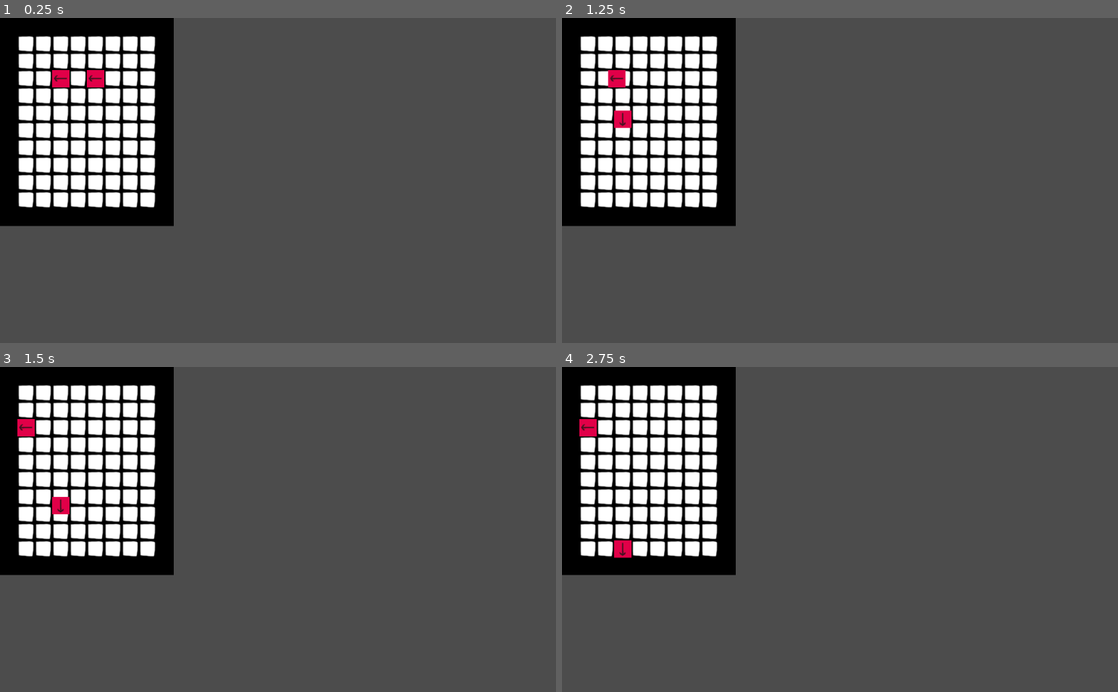
Above: before the commit, frames 1-4 (two rows, left to right).
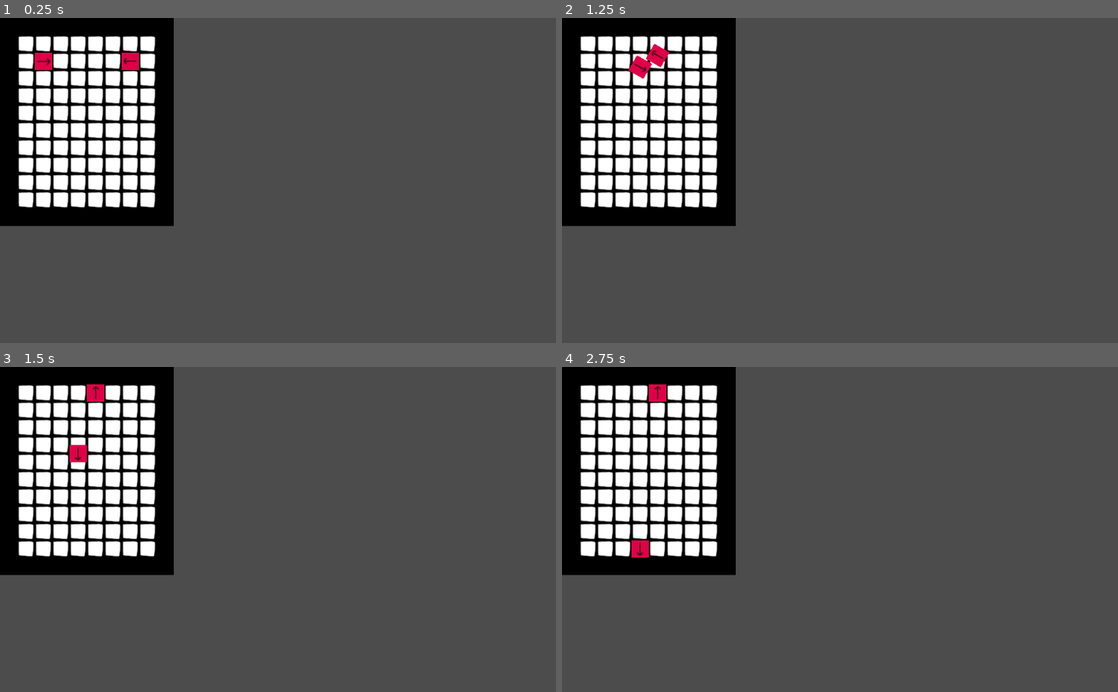
Above: after the commit, the same moments.

Repository: Denomycor/GSD1
Game: Godot game, scene res://source/board/Board.tscn
Same seed, same stepped clock (60 frames per second), same inputs: the game is played once before the commit and once after it. The project has no main scene, so this scene is started directly.
Inputs:
- Up to frame 1 (0.25 s): no input
- Up to frame 2 (1.25 s): tap Enter at 0.5 s
- Up to frame 3 (1.5 s): no input
- Up to frame 4 (2.75 s): no input

The runs differ from the first frame. In frame 1, 0.7% of the frame differs, in the area x 6-25%, y 10-22%; in frame 2, 0.7%, in the area x 8-20%, y 7-34%; in frame 3, 0.7%; in frame 4, 0.7%.

Commit message:
Polished solve algorothm

Diff:
--- a/source/Helper.gd
+++ b/source/Helper.gd
@@ -45,6 +45,12 @@
 	return false
 
 
+static func get_index_with_id(container, id):
+	for i in range(container.size()):
+		if container[i].id == id:
+			return i
+
+
 # adds pieces to array if they are not there yet
 static func append_piece_array_no_duplicates(arr1, arr2):
 	for e in arr2:
--- a/source/board/Board.gd
+++ b/source/board/Board.gd
@@ -8,9 +8,10 @@
 # NOTE: ALL MATRIX REPRESENTING THE BOARD ARE TRANSPOSED
 
 var pieces
+var all_pieces := []
 var subs
 var format
-var play_speed := 0.1
+var play_speed := 0.1*1
 var piece_id_count := 0 # limit 9223372036854775807
 
 func _ready():
@@ -31,12 +32,12 @@
 
 	var piece_scene := preload("res://source/pieces/Piece.tscn")
 
-	var piece = add_piece(piece_scene, Vector2(5,3), 0, Vector2.LEFT)
-	var piece2 = add_piece(piece_scene, Vector2(3,3), 0, Vector2.LEFT)
+	var piece = add_piece(piece_scene, Vector2(2,2), 0, Vector2.RIGHT)
+	var piece2 = add_piece(piece_scene, Vector2(7,2), 0, Vector2.LEFT)
 	#var piece3 = add_piece(piece_scene, Vector2(3,8), 0, Vector2.UP)
 	#var piece4 = add_piece(piece_scene, Vector2(1,1), 0, Vector2.DOWN)
 
-	piece.add_tag_moving(10, Vector2.LEFT)
+	piece.add_tag_moving(10, Vector2.RIGHT)
 	piece2.add_tag_moving(10, Vector2.LEFT)
 	#piece3.add_tag_moving(10, Vector2.UP)
 	#piece4.add_tag_moving(10, Vector2.DOWN)
@@ -48,27 +49,25 @@
 	$Timer2.start() #temp
 	yield($Timer2, "timeout")
 
-	solve([piece, piece2], [])
+	solve([piece, piece2])
 
 	$Timer2.start() #temp
 	yield($Timer2, "timeout")
 
 
 # processes one piece from moves queue
-func process_move(piece, move_list, next_list, immediate_list):
-	var piece_eval_first = piece.check_other_piece_in_way(move_list)
+func move_pieces(piece, move_queue, queue):
+	var piece_eval_first = piece.check_other_piece_in_way(move_queue)
 	if piece_eval_first != null:
-		move_list.remove(piece_eval_first[1])
-		process_move(piece_eval_first[0], move_list, next_list, immediate_list)
+		move_queue.remove(piece_eval_first[1])
+		move_pieces(piece_eval_first[0], move_queue, queue)
 
-	process_effects(piece, move_list, next_list, immediate_list)
-
-	var already_added = helper.has_piece_with_id(next_list, piece.id)
+	var already_added = false
 
 	if piece.tag_list.has(tags.ROTATING):
 		piece.rotate2()
 		if !already_added:
-			next_list.append(piece)
+			queue.append(piece)
 			already_added = true
 
 	if piece.tag_list.has(tags.MOVING):
@@ -78,7 +77,7 @@
 			pieces[piece.boardPos.x][piece.boardPos.y] = piece
 
 			if !already_added:
-				next_list.append(piece)
+				queue.append(piece)
 				already_added = true
 
 		else:
@@ -88,42 +87,34 @@
 		piece.update_subs_table()
 
 
-func process_effects(piece, move_list, next_list, immediate_list):
-	# 1 - check anyone affects you
+func process_changes(piece, queue):
+	# 1 - check if anyone affects you
 	for effect in subs[piece.boardPos.x][piece.boardPos.y]:
-
 		var changes = effect.process_effect(piece)
-		helper.append_piece_array_no_duplicates(move_list, changes[0])
-		helper.append_piece_array_no_duplicates(next_list, changes[1])
-		helper.append_piece_array_no_duplicates(immediate_list, changes[2])
+		helper.append_piece_array_no_duplicates(queue, changes)
 
 	# 2 - check if you affect anyone
 	for p in piece.make_affected_pieces_list():
 		var changes = piece.effect.process_effect(p)
-		helper.append_piece_array_no_duplicates(move_list, changes[0])
-		helper.append_piece_array_no_duplicates(next_list, changes[1])
-		helper.append_piece_array_no_duplicates(immediate_list, changes[2])
+		helper.append_piece_array_no_duplicates(queue, changes)
 
 
 # algorithm for solving turns
-func solve(move_list, immediate_list):
-	var next_list = []
+func solve(queue):
+	while queue.size() !=0:
 
-	while move_list.size() != 0:
+		while queue.size() !=0: #there are changes to be processed
+			var piece = queue.pop_front()
+			process_changes(piece, queue)
 
-		while move_list.size() != 0 or immediate_list.size() != 0: # while there are changes to process
-			if immediate_list.size() != 0:
-				var piece = immediate_list.pop_front()
-				process_effects(piece, move_list, next_list, immediate_list)
+		var move_queue = all_pieces.duplicate()
+		while move_queue.size() != 0:
+			var p = move_queue.pop_front()
+			move_pieces(p, move_queue, queue)
 
-			elif move_list.size() != 0:
-				var piece = move_list.pop_front()
-				process_move(piece, move_list, next_list, immediate_list)
-
-		move_list = next_list
-		next_list = []
 		$Timer.start()
 		yield($Timer, "timeout")
+		print_debug("clock_tick")
 
 	print_debug("finished")
 
@@ -143,6 +134,7 @@
 	# ask to update subs table
 	add_child(piece)
 	piece_id_count += 1
+	all_pieces.append(piece)
 	return piece
 
 
--- a/source/effects/NoEffect.gd
+++ b/source/effects/NoEffect.gd
@@ -2,10 +2,10 @@
 extends "res://source/effects/Effects.gd"
 
 
-#returns pieces that changed state and need to be evaluated, [move_list, next_list, immediate_list]
+#returns pieces that changed state and need to be evaluated, []
 func process_effect(affected_piece):
 	if source_piece.tag_list.has(tags.MOVING):
 		print(String(source_piece.id)+" collision "+String(affected_piece.id))
 		#source_piece.tag_list.erase(tags.MOVING)
-		affected_piece.add_tag_rotating(-PI/2)
-	return [[],[],[]]
+		affected_piece.add_tag_rotating(PI/2)
+	return []
--- a/source/pieces/Piece.gd
+++ b/source/pieces/Piece.gd
@@ -119,6 +119,8 @@
 # destroys this piece
 func destroy():
 	remove_subs_table()
+	board.pieces[boardPos.x][boardPos.y] = null
+	board.all_pieces.remove(helper.get_index_with_id(board.all_pieces, id))
 	board.remove_child(self)
 	queue_free()
 
